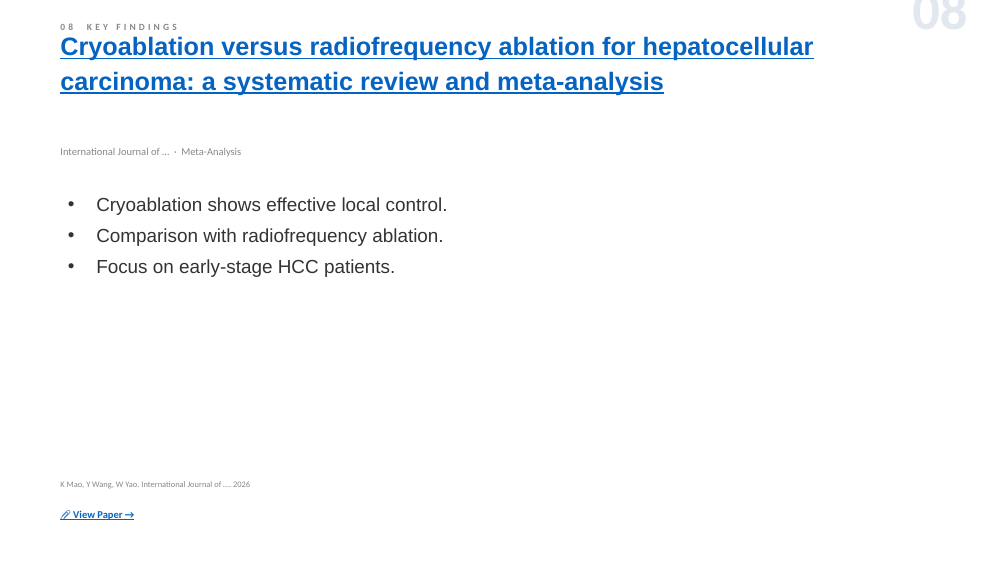
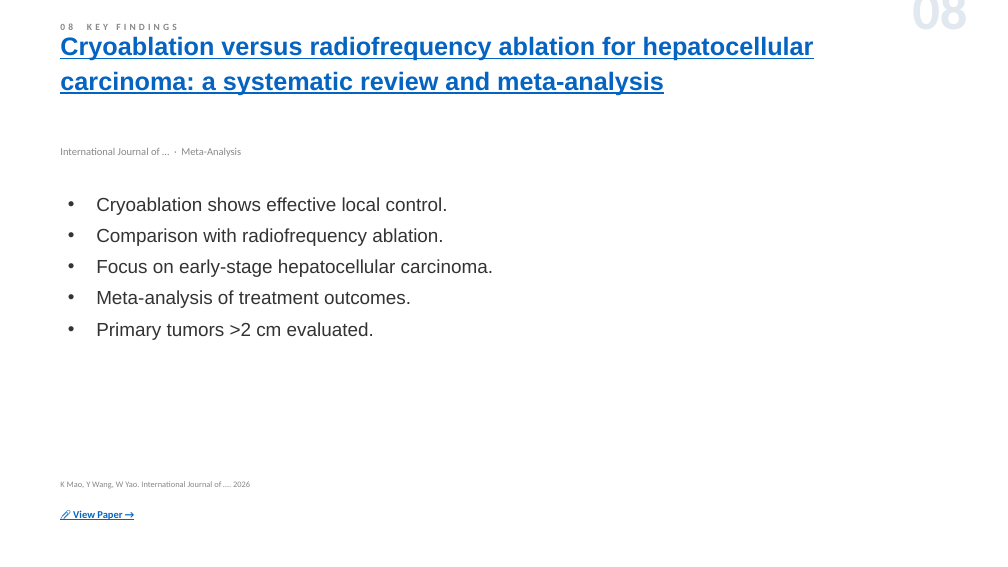
Before and after one commit to jejenhu-maker/hcc-weekly-digest, a slide deck: slide 10 of docs/digest-en.pptx. Drawn at 1008x567 pixels with LibreOffice and Linux fonts; fonts in the diff are those of the drawing. Boxes give left, top, right and bottom in pixels: in the first picture for what was removed or moved away, otherwise in the second. Text is boxed around its words. In the diff, an @@ line names an element or a change of style, - is before the commit and + after.

```diff
--- a/docs/digest-en.pptx
+++ b/docs/digest-en.pptx
@@ text at box(96, 259, 493, 340): text changed @@
-• Focus on early-stage HCC patients.
+• Focus on early-stage hepatocellular carcinoma.
+• Meta-analysis of treatment outcomes.
+• Primary tumors >2 cm evaluated.
```
Also in this commit, not shown: 10 other slides changed, 3 slides added, 3 slides removed, 2 other files.
